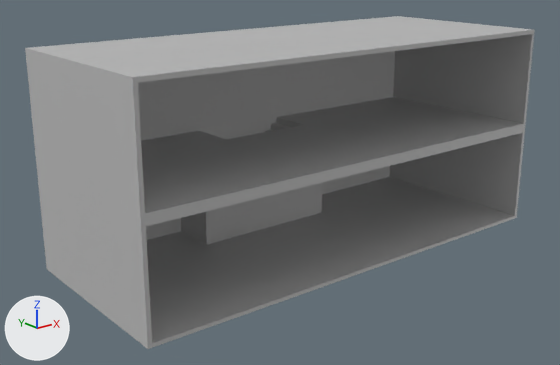
Renders of the FBX model Assets/GA/Room_Scale/SM_BigRoom.fbx from each side of a commit.
One viewpoint serves both versions: a 50 mm camera at (-14.5, -27.4, 17.2) aimed at (12.1, 5.8, 3.9). Arrows for +X, +Y and +Z are at lower left; the lights stay in place. Where no turn or scale is listed for an object, it has been applied to the vertices. Vertices at the same position are counted once.

Names of what the first picture shows: 'SM_Big_Room', 'SM_DL_Big_Room', 'SM_DR_Big_Room', 'SM_L2R_Stairs', 'SM_R2L_Stairs', 'SM_TL_Big_Room', 'SM_TR_Big_Room'.
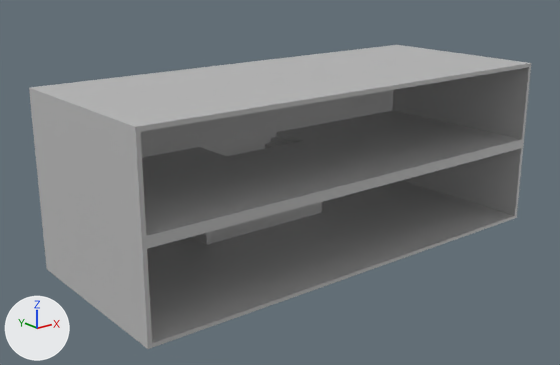
Location of each change, (x1, y1, x2, y2) in pixels of the pictures (560 x 365 px; the box of a moved part takes in the faces that stretch with it):
'SM_Big_Room', reshaped (9% shorter)
    before: (25, 16, 535, 349)
    after: (29, 45, 531, 349)
part 1 of me_mesh, moved or reshaped
    before: (25, 16, 535, 150)
    after: (29, 45, 531, 174)
part 2 of me_mesh, moved or reshaped
    before: (31, 59, 530, 287)
    after: (33, 81, 528, 287)
part 3 of me_mesh_006, moved or reshaped
    before: (178, 131, 318, 237)
    after: (180, 147, 316, 237)

Diff of the bpy script that builds the scene:
```diff
--- a/Assets/GA/Room_Scale/SM_BigRoom.fbx.py
+++ b/Assets/GA/Room_Scale/SM_BigRoom.fbx.py
@@ me_mesh_006 @@
 # used by ob_sm_r2l_stairs; parent = ob_big_room; location = (1301.0, 18.05, -963.2); rotation_euler = (-3.142, 0.0, 0.0), in degrees (-180, 0, 0); scale = (-1.0, -1.0, -1.0)
-me_mesh_006.from_pydata(...)  # 344 vertices, 349 faces; spans x -447.0..447.0, y 0.0..608.0, z -141.0..141.0
+me_mesh_006.from_pydata(...)  # 344 vertices, 349 faces; spans x -447.0..447.0, y 0.0..508.0, z -141.0..141.0
+# me_mesh_006 part 3: 338 vertices removed from x -447.0..447.0, y 0.0..608.0, z -141.0..141.0; 338 vertices added at x -447.0..447.0, y 0.0..508.0, z -141.0..141.0
 me_mesh_006.materials.append(mat_lambert1)
@@ me_mesh @@
 me_mesh.from_pydata(...)  # 180 vertices, 190 faces; spans x 0.0..27.0, y 0.0..11.1, z 0.0..12.0
 # used by ob_sm_big_room; location = (0.0, 0.0, 0.0)
+# me_mesh part 1: all 36 vertices in x 0.0..27.0, y 0.0..11.1, z 11.8..12.0 are moved by (0.0, 0.0, -2.0)
+# me_mesh part 2: all 82 vertices in x 0.0..27.0, y 0.0..11.1, z 5.7..9.0 are moved by (0.0, 0.0, -1.0)
 me_mesh.materials.append(mat_face_murs)
```
